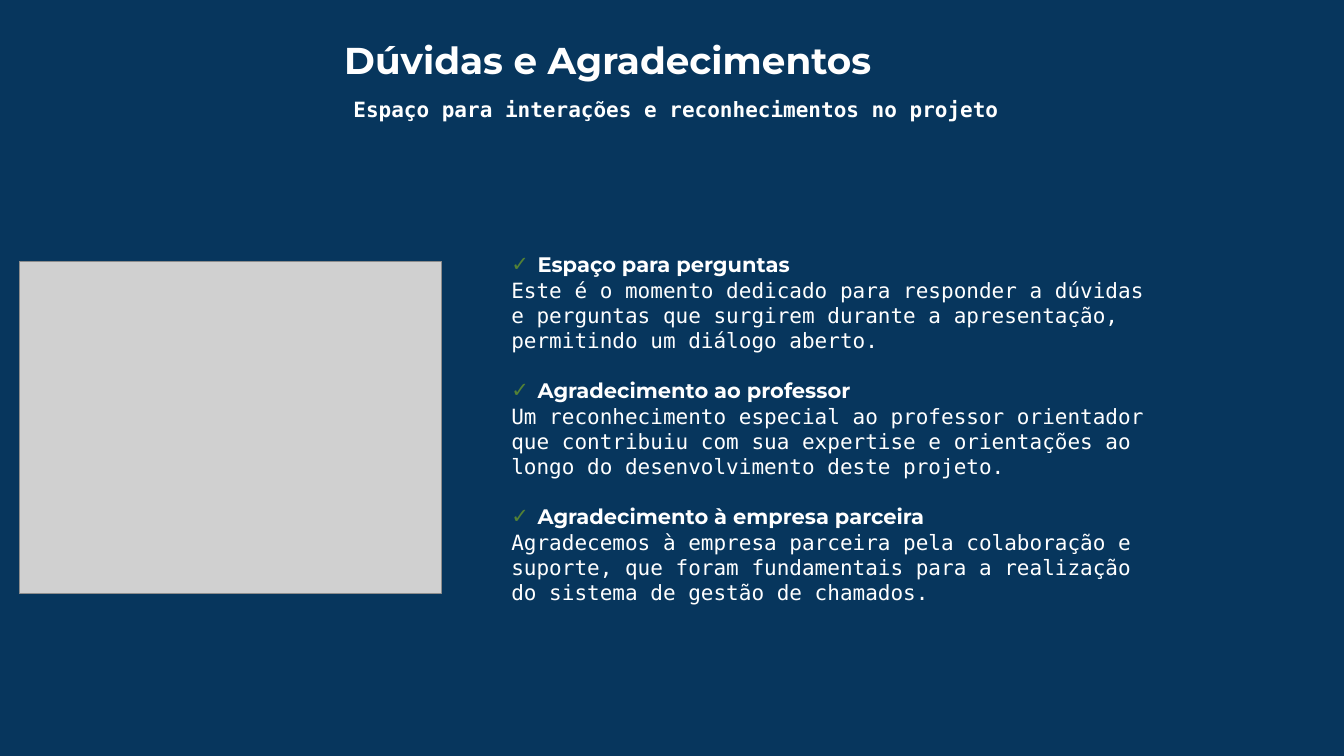
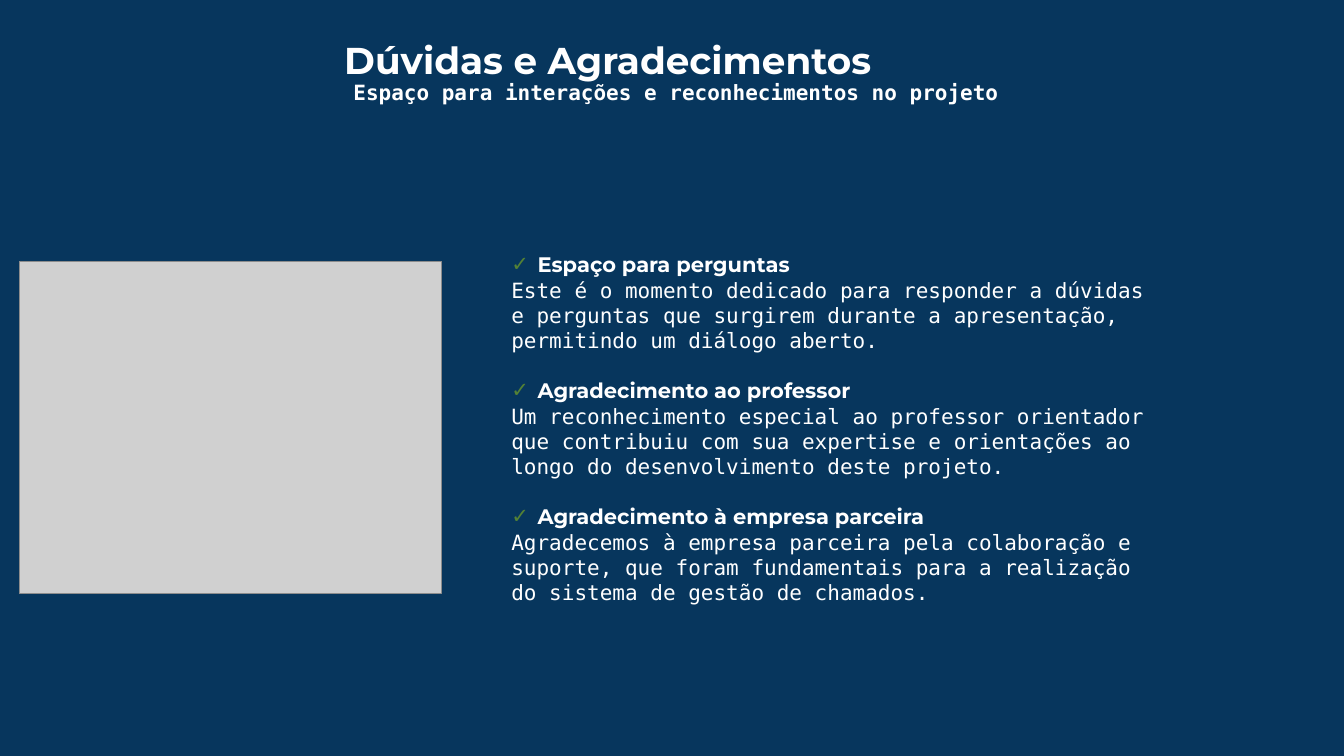
Before and after one commit to mancijo/UpDesk, a slide deck: slide 14 of Apresentacao/UpDesk-Sistema-de-Chamados-com-IA.pptx (slide 13 before the commit). Drawn at 1344x756 pixels with LibreOffice and Linux fonts; fonts in the diff are those of the drawing; grey boxes stand for pictures; background and template pictures are left out; a plain dark background stands for a picture behind light text. Boxes give left, top, right and bottom in pixels: in the first picture for what was removed or moved away, otherwise in the second. Text is boxed around its words. In the diff, an @@ line names an element or a change of style, - is before the commit and + after.

Commit message:
slide de regras de negocio
feito slide de regra do negocio, tambem foi organizado todos os slides para apresentacao

```diff
--- a/Apresentacao/UpDesk-Sistema-de-Chamados-com-IA.pptx
+++ b/Apresentacao/UpDesk-Sistema-de-Chamados-com-IA.pptx
@@ text "Espaço para interações e reconhecimentos ...": place and size @@
-text "Espaço para interações e reconhecimentos ..." at <box>353,100,998,122</box>
+text "Espaço para interações e reconhecimentos ..." at <box>353,83,998,105</box>
```
Also in this commit, not shown: 9 other slides changed, 1 slide added.
